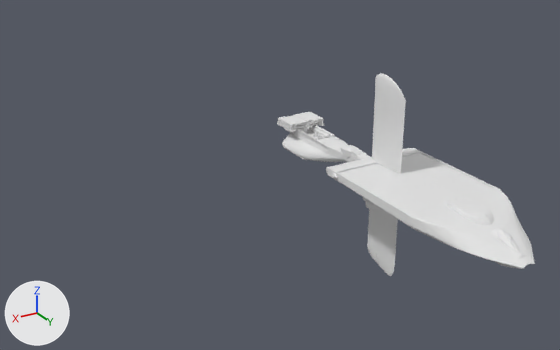
Before and after pictures for a commit that changed the glTF model tools/atlas-parts.glb.
Before and after are seen from a camera (50 mm lens) standing at (1.13, 1.769, 0.744) and looking at (0.293, 0.374, 0.046). The axes (+X, +Y, +Z) are drawn at lower left. The lights are the same throughout. The first picture is the older version. Where no turn or scale is listed for an object, it has been applied to the vertices.

Script lines for the objects in view, before the commit:
```python
me_atne__grey = bpy.data.meshes.new('atne__grey')
me_atne__grey.from_pydata(...)  # 22797 vertices, 46263 faces; spans x -0.055..0.055, y -0.258..0.258, z -0.258..0.258
me_silvus_4400__grey = bpy.data.meshes.new('silvus-4400__grey')
me_silvus_4400__grey.from_pydata(...)  # 18915 vertices, 38553 faces; spans x -0.0544..0.0544, y -0.042..0.042, z -0.0103..0.0103
me_starlink__grey = bpy.data.meshes.new('starlink__grey')
me_starlink__grey.from_pydata(...)  # 27619 vertices, 55371 faces; spans x -0.142..0.142, y -0.276..0.276, z -0.041..0.041
ob_atne__grey = bpy.data.objects.new('atne__grey', me_atne__grey)
ob_atne__grey.location = (0.0, 0.19, -0.021)
ob_silvus_4400__grey = bpy.data.objects.new('silvus-4400__grey', me_silvus_4400__grey)
ob_silvus_4400__grey.location = (0.0, 0.0, 0.01)
ob_starlink__grey = bpy.data.objects.new('starlink__grey', me_starlink__grey)
ob_starlink__grey.location = (0.0, 0.581, -0.018)
```
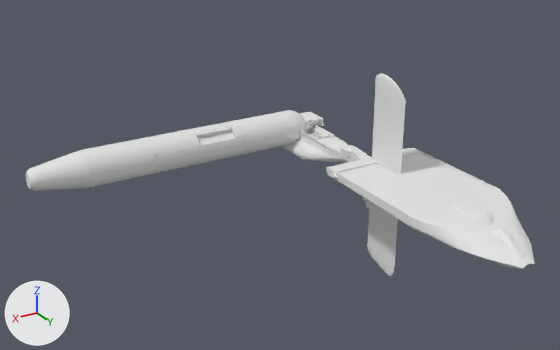
The change, as a diff of the scene's bpy script:
```diff
--- a/tools/atlas-parts.glb.py
+++ b/tools/atlas-parts.glb.py
@@ me_nsp3__grey @@
+me_nsp3__grey.from_pydata(...)  # 18067 vertices, 36130 faces; spans x -0.387..0.387, y -0.048..0.048, z -0.048..0.048
@@ ob_nsp3__grey @@
+ob_nsp3__grey = bpy.data.objects.new('nsp3__grey', me_nsp3__grey)
+ob_nsp3__grey.location = (0.384, -0.001, 0.0)
```

Location of each change, (x1, y1, x2, y2) in pixels of the pictures (560 x 350 px):
'nsp3__grey', added: after (25, 110, 306, 191)
